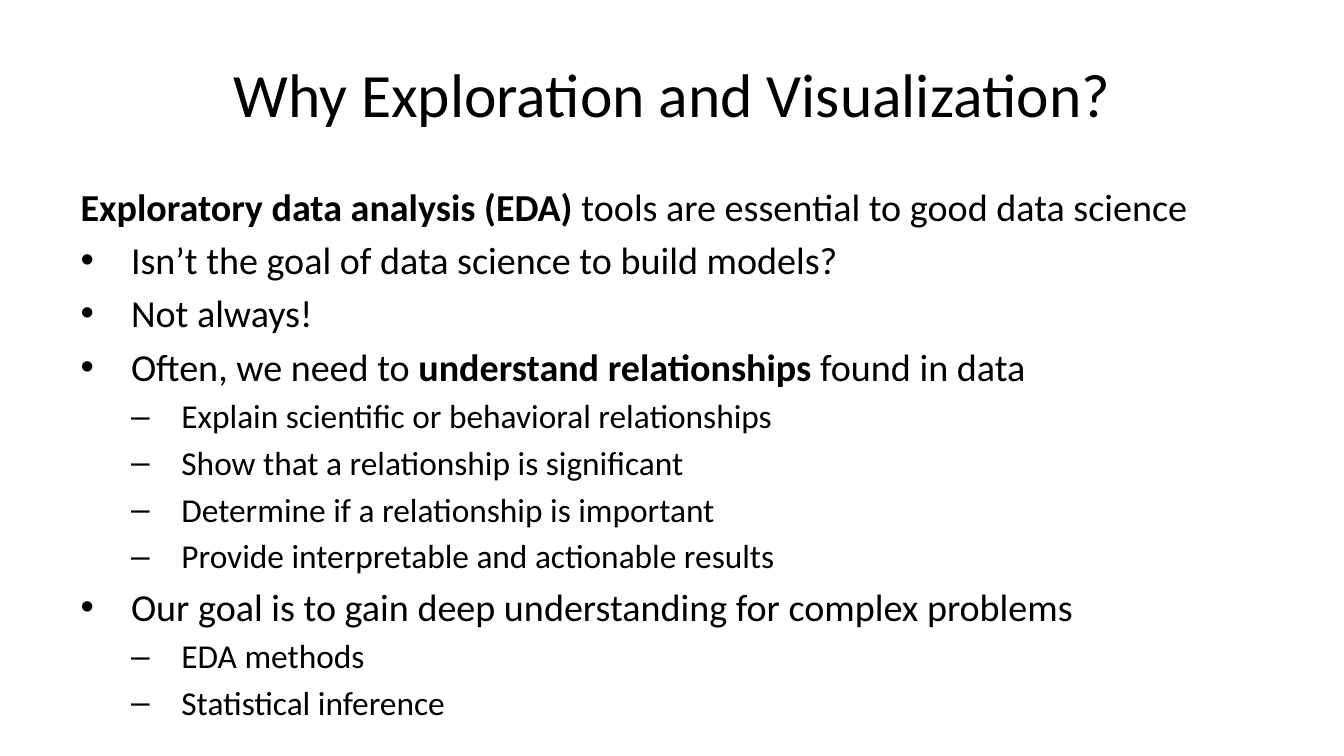
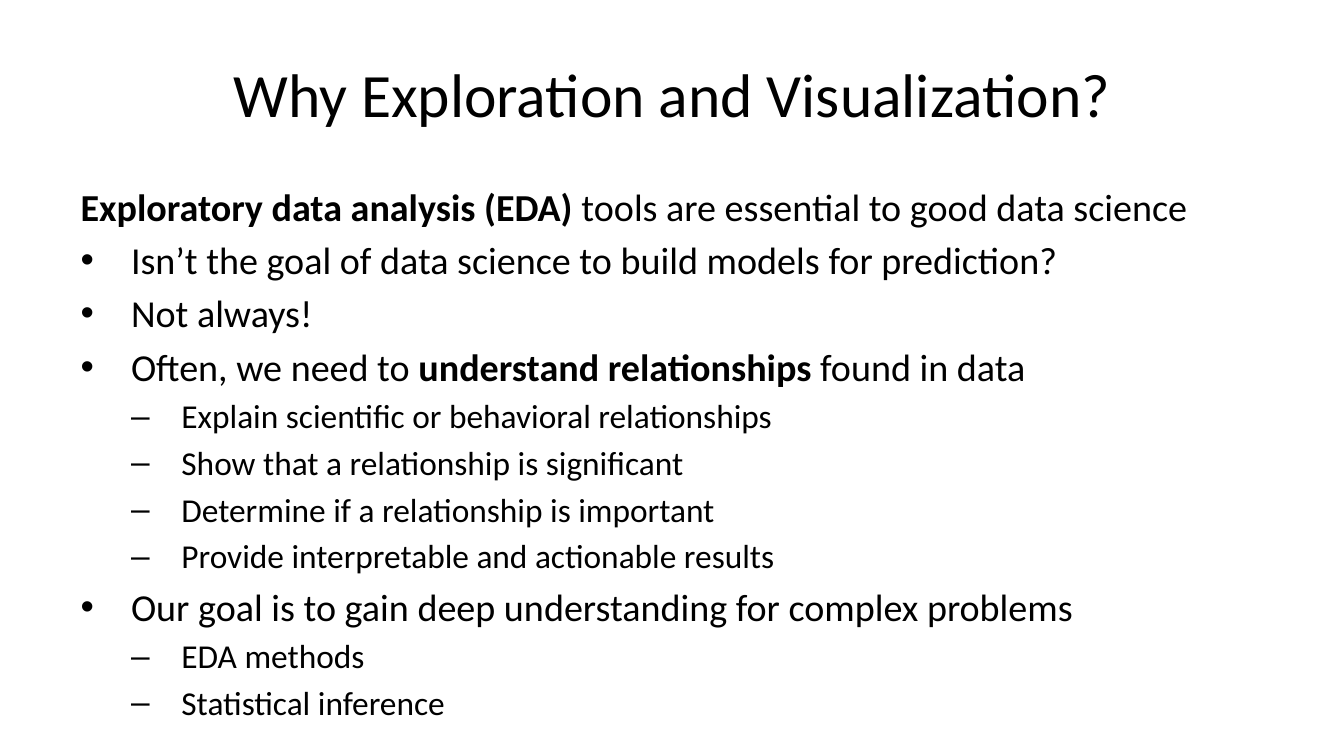
Before and after one commit to StephenElston/CSCI-E-83, a slide deck: slide 27 of LectureSlides/01_PreceptionForScientificVisualization.pptx (slide 26 before the commit). Drawn at 1344x756 pixels with LibreOffice and Linux fonts; fonts in the diff are those of the drawing. Boxes give left, top, right and bottom in pixels: in the first picture for what was removed or moved away, otherwise in the second. Text is boxed around its words. In the diff, an @@ line names an element or a change of style, - is before the commit and + after.

```diff
--- a/LectureSlides/01_PreceptionForScientificVisualization.pptx
+++ b/LectureSlides/01_PreceptionForScientificVisualization.pptx
@@ text at (131,247,1057,281): text changed @@
-• Isn’t the goal of data science to build models?
+• Isn’t the goal of data science to build models for prediction?
```
Also in this commit, not shown: 14 other slides changed, 1 slide added, 1 slide removed.
